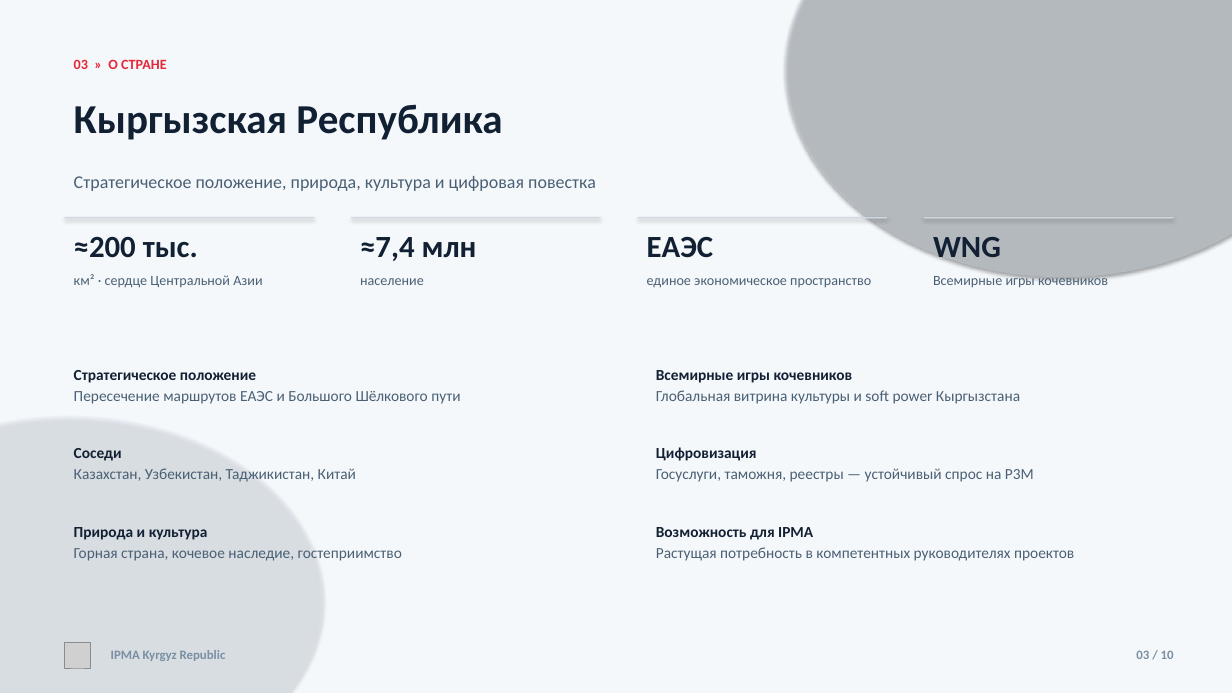
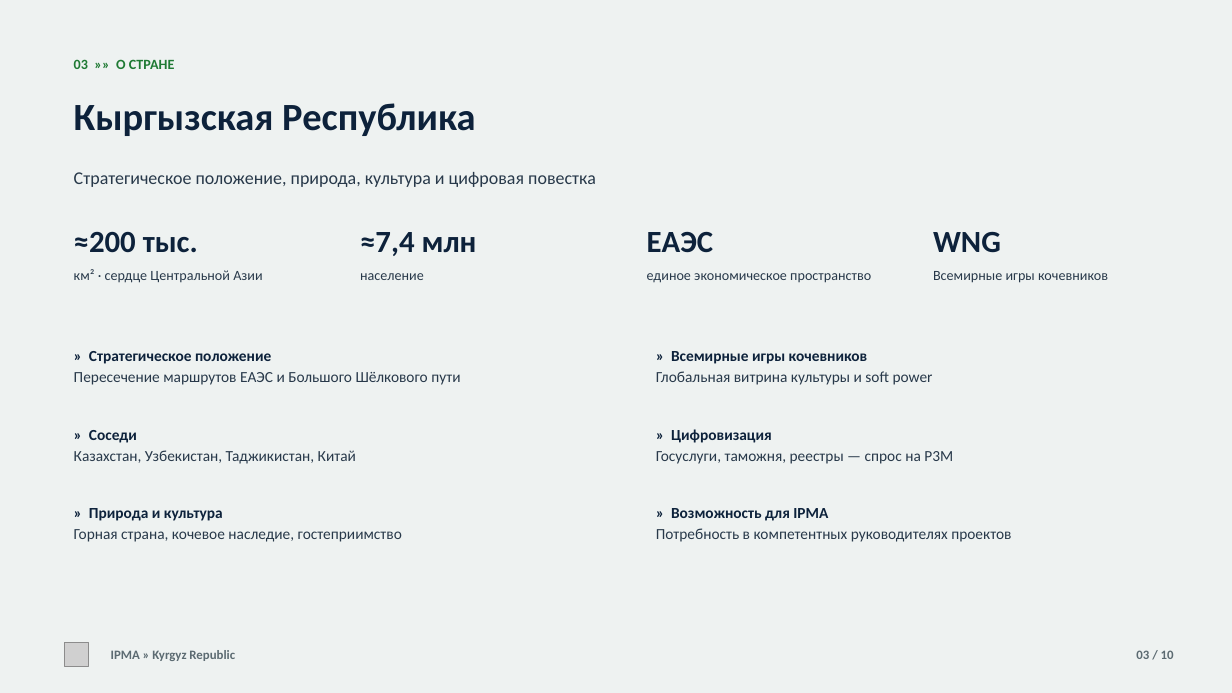
Before and after one commit to umekishev/umekishev, a slide deck: slide 3 of presentations/IPMA_Kyrgyzstan_CoD_Presentation.pptx. Drawn at 1232x693 pixels with LibreOffice and Linux fonts; fonts in the diff are those of the drawing; grey boxes stand for pictures. Boxes give left, top, right and bottom in pixels: in the first picture for what was removed or moved away, otherwise in the second. Text is boxed around its words. In the diff, an @@ line names an element or a change of style, - is before the commit and + after.

```diff
--- a/presentations/IPMA_Kyrgyzstan_CoD_Presentation.pptx
+++ b/presentations/IPMA_Kyrgyzstan_CoD_Presentation.pptx
@@ rectangle at [0,0,1232,693]: fill #F5F8FB to #EEF2F1 @@
@@ ellipse removed at [786,0,1232,277] @@
@@ text at [74,59,175,69]: text changed; text colour #E62739 to #1F7A34 @@
-03 » О СТРАНЕ
+03 »» О СТРАНЕ
@@ text "Кыргызская Республика" at [74,103,475,136]: size 32 to 30 pt, text colour #122033 to #0D223B @@
@@ text "Стратегическое положение, природа, культура и ..." at [74,172,596,187]: text colour #4A6074 to #28394A @@
@@ text "≈200 тыс." at [74,232,262,283]: text colour #122033 to #0D223B in "≈200 тыс."; text colour #4A6074 to #28394A in "км² · сердце Центральной Азии" @@
@@ rectangle removed at [65,217,314,218] @@
@@ text "≈7,4 млн" at [360,232,477,280]: text colour #122033 to #0D223B in "≈7,4 млн"; text colour #4A6074 to #28394A in "население" @@
@@ rectangle removed at [351,217,601,218] @@
@@ text "ЕАЭС" at [647,232,871,283]: text colour #122033 to #0D223B in "ЕАЭС"; text colour #4A6074 to #28394A in "единое экономическое пространство" @@
@@ rectangle removed at [638,217,887,218] @@
@@ text "WNG" at [933,232,1108,283]: text colour #122033 to #0D223B in "WNG"; text colour #4A6074 to #28394A in "Всемирные игры кочевников" @@
@@ rectangle removed at [924,217,1174,218] @@
@@ text at [89,351,271,364]: text changed; text colour #122033 to #0D223B @@
-Стратегическое положение
+» Стратегическое положение
@@ text at [656,351,933,385]: text changed; text colour #4A6074 to #28394A @@
-Всемирные игры кочевников
-Глобальная витрина культуры и soft power Кыргызстана
+» Всемирные игры кочевников
+Глобальная витрина культуры и soft power
@@ text at [74,372,460,385]: text colour #4A6074 to #28394A in "Пересечение маршрутов ЕАЭС и Большого Шёлкового пути" @@
@@ ellipse removed at [0,416,323,693] @@
@@ 3 texts: place and size @@
-3 texts at [74,370,460,561]
+3 texts at [74,351,460,542]
@@ text at [89,430,137,443]: text changed; text colour #122033 to #0D223B @@
-Соседи
+» Соседи
@@ text at [656,429,953,464]: text changed; text colour #4A6074 to #28394A @@
-Цифровизация
-Госуслуги, таможня, реестры — устойчивый спрос на P3M
+» Цифровизация
+Госуслуги, таможня, реестры — спрос на P3M
@@ text at [74,450,356,464]: text colour #4A6074 to #28394A in "Казахстан, Узбекистан, Таджикистан, Китай" @@
@@ text at [89,508,223,521]: text changed; text colour #122033 to #0D223B @@
-Природа и культура
+» Природа и культура
@@ text at [656,508,1011,542]: text changed; text colour #4A6074 to #28394A @@
-Возможность для IPMA
-Растущая потребность в компетентных руководителях проектов
+» Возможность для IPMA
+Потребность в компетентных руководителях проектов
@@ text at [74,529,402,542]: text colour #4A6074 to #28394A in "Горная страна, кочевое наследие, гостеприимство" @@
@@ text at [111,650,235,661]: text changed; text colour #7A8FA3 to #5C6B72 @@
-IPMA Kyrgyz Republic
+IPMA » Kyrgyz Republic
@@ text "03 / 10" at [1136,650,1174,659]: text colour #7A8FA3 to #5C6B72 @@
```
Also in this commit, not shown: 9 other slides changed, 12 other files.
